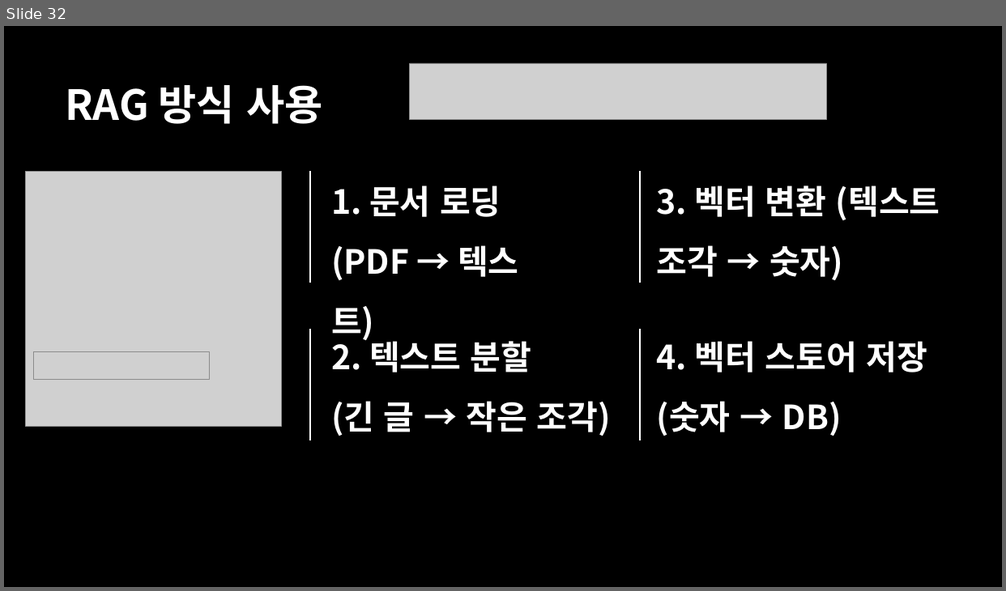
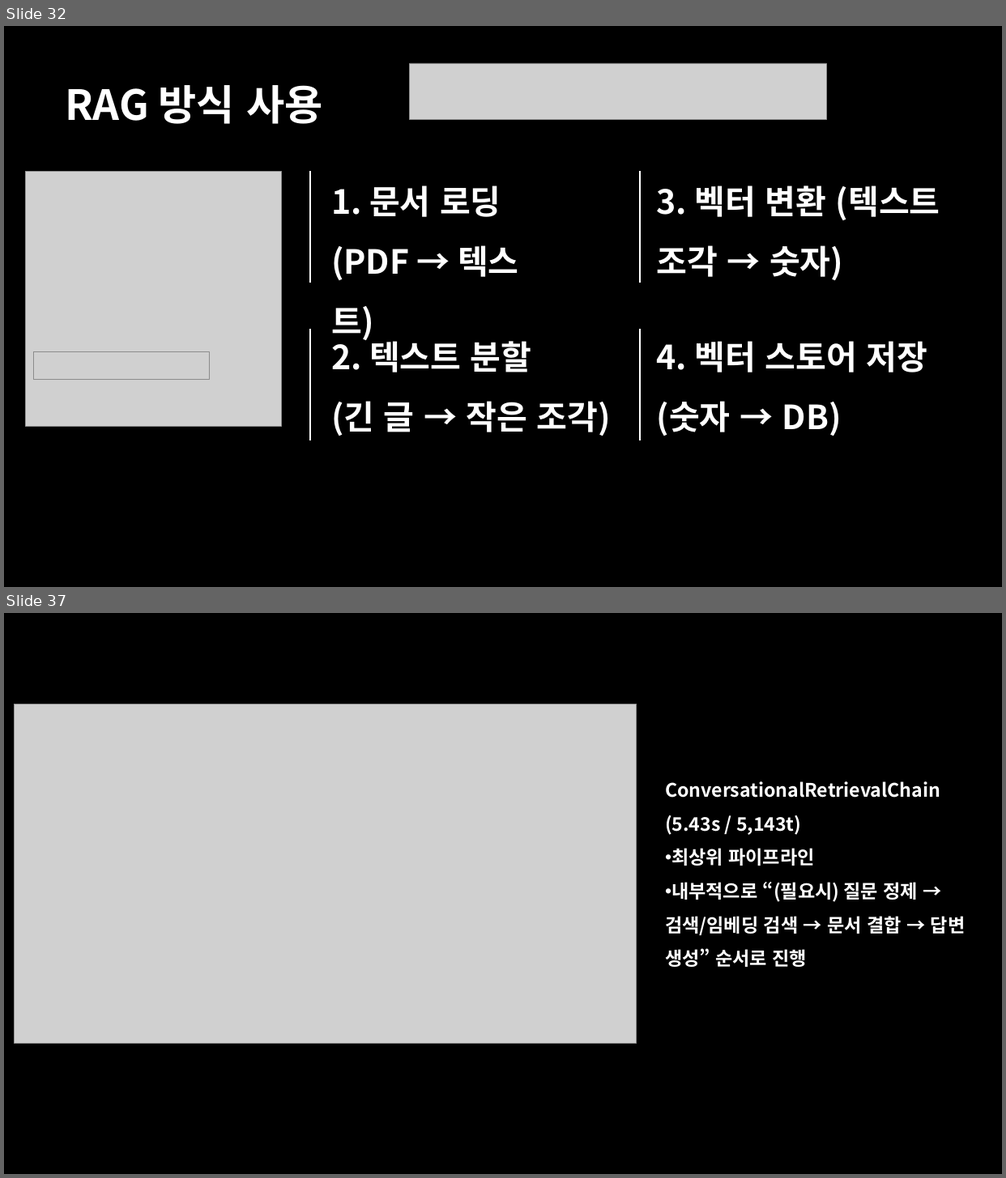
Before and after one commit to MINGYU-1/oboe_album_rag_project, a slide deck: 오보에 최종프로젝트 발표.pptx. Shown one above the other, each under a label of ours: slide 32 before the commit, slides 32 and 37 after it; the slides between them are not shown. The pictures are 1006x591 and 1006x1178 pixels, drawn with LibreOffice and Linux fonts; fonts in the diff are those of the drawing; grey boxes stand for pictures. Boxes give left, top, right and bottom in pixels: in the first picture for what was removed or moved away, otherwise in the second. Text is boxed around its words. In the diff, an @@ line names an element or a change of style, - is before the commit and + after.

```diff
--- a/오보에 최종프로젝트 발표.pptx
+++ b/오보에 최종프로젝트 발표.pptx
@@ slide 37 added at (4, 613, 1002, 1174), background #000000 @@
@@ picture added at (15, 705, 637, 1043) @@
@@ text added at (665, 781, 965, 967), 18 pt, text #FFFFFF, bold @@
+ConversationalRetrievalChain (5.43s / 5,143t)
+• 최상위 파이프라인
+• 내부적으로 “(필요시) 질문 정제 → 검색/임베딩 검색 → 문서 결합 → 답변 생성” 순서로 진행
```
Also in this commit, not shown: 3 slides changed, 4 other slides added, 1 slide removed, 7 other files.
